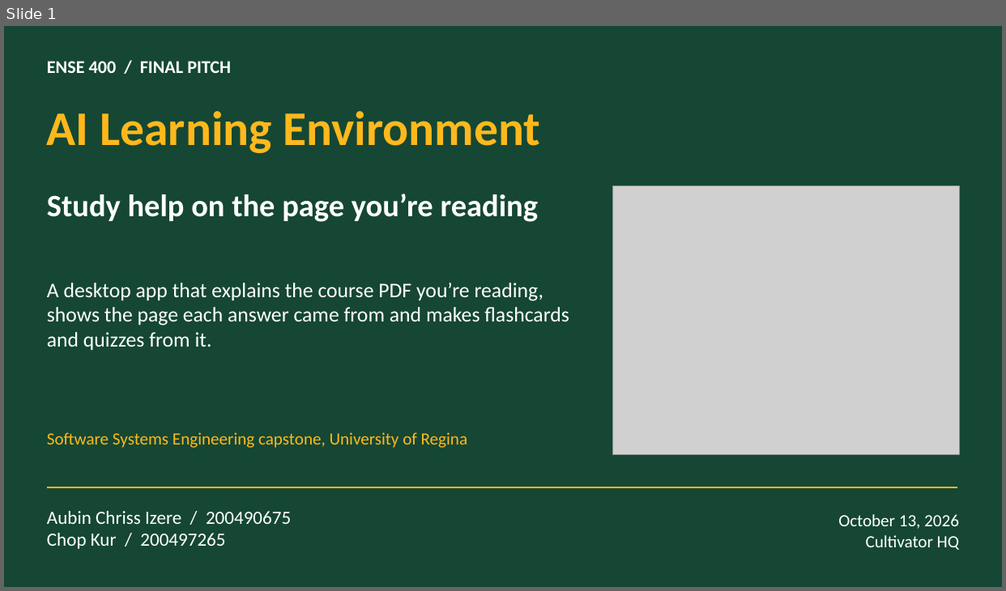
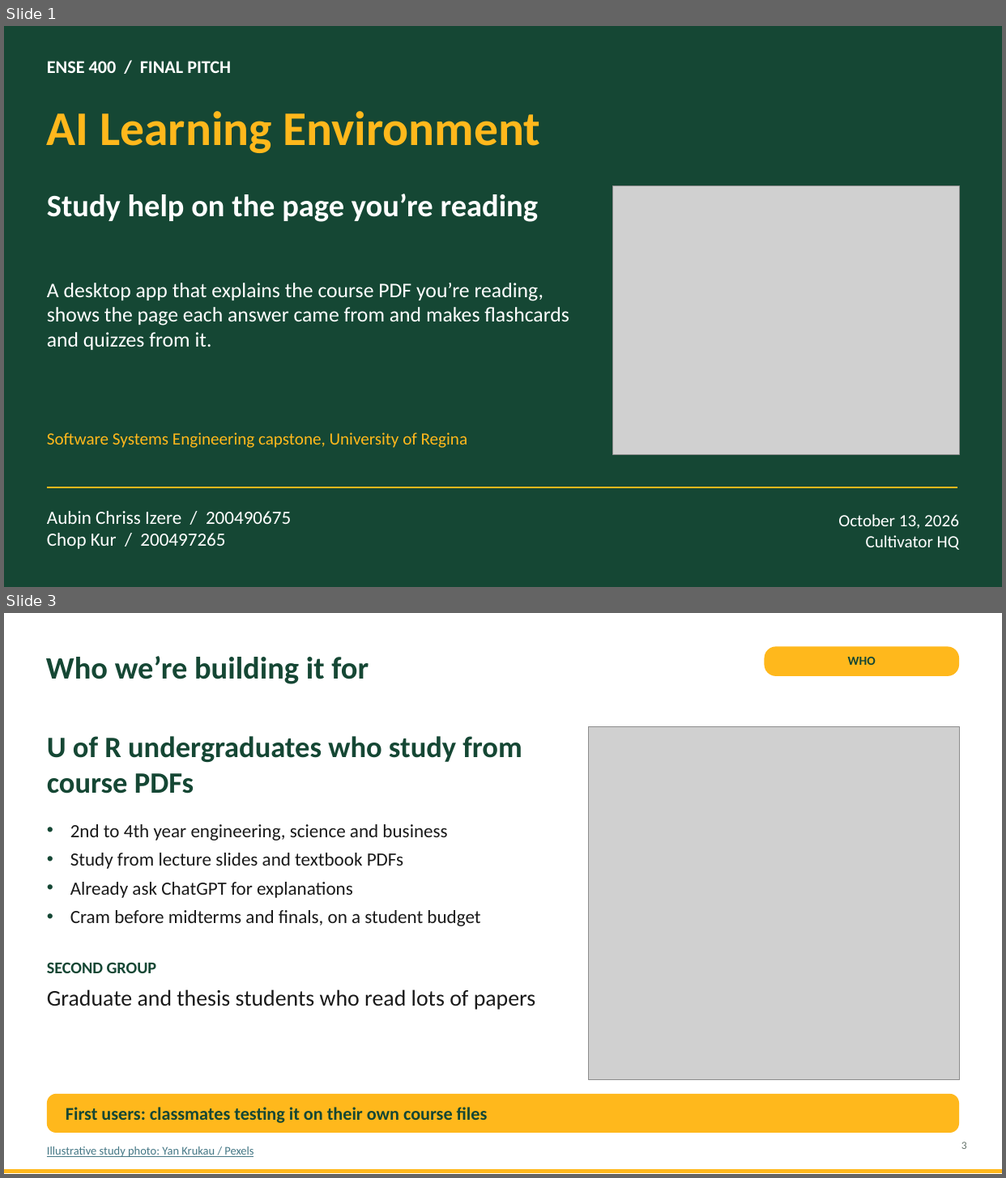
Before and after one commit to Binborg1/Final-2027, a slide deck: docs/03-pitch/ENSE400_Final_Pitch_Cultivator.pptx. Shown one above the other, each under a label of ours: slide 1 before the commit, slides 1 and 3 after it; the slides between them are not shown. The pictures are 1006x591 and 1006x1178 pixels, drawn with LibreOffice and Linux fonts; fonts in the diff are those of the drawing; grey boxes stand for pictures. Boxes give left, top, right and bottom in pixels: in the first picture for what was removed or moved away, otherwise in the second. Text is boxed around its words. In the diff, an @@ line names an element or a change of style, - is before the commit and + after.

```diff
--- a/docs/03-pitch/ENSE400_Final_Pitch_Cultivator.pptx
+++ b/docs/03-pitch/ENSE400_Final_Pitch_Cultivator.pptx
@@ slide 3 added at box(4, 613, 1002, 1174), background #FFFFFF @@
@@ text added at box(46, 656, 368, 684), 30 pt, text #154734, bold @@
+Who we’re building it for
@@ rounded rectangle added at box(765, 647, 959, 677), fill #FFB81C @@
@@ text added at box(848, 657, 876, 665), 12 pt, text #154734, bold @@
+WHO
@@ picture added at box(589, 726, 959, 1080) @@
@@ text added at box(47, 736, 522, 794), 28.5 pt, text #154734, bold @@
+U of R undergraduates who study from course PDFs
@@ text added at box(70, 824, 480, 926), 18 pt, text #1A1A1A @@
+• 2nd to 4th year engineering, science and business
+• Study from lecture slides and textbook PDFs
+• Already ask ChatGPT for explanations
+• Cram before midterms and finals, on a student budget
@@ text added at box(47, 962, 157, 973), 15.8 pt, text #154734, bold @@
+SECOND GROUP
@@ text added at box(47, 990, 536, 1010), 21.8 pt, text #1A1A1A @@
+Graduate and thesis students who read lots of papers
@@ rounded rectangle added at box(47, 1094, 959, 1133), fill #FFB81C @@
@@ text added at box(66, 1107, 488, 1123), 17.2 pt, text #154734, bold @@
+First users: classmates testing it on their own course files
@@ text added at box(47, 1147, 253, 1157), 11.2 pt, text #467886, underline @@
+Illustrative study photo: Yan Krukau / Pexels
@@ text added at box(961, 1142, 967, 1149), 10.5 pt, text #65736B @@
+3
@@ line added from (4, 1171) to (1002, 1171), #FFB81C 3.75 pt @@
```
Also in this commit, not shown: 5 slides changed, 1 other slide added, 1 other file.
